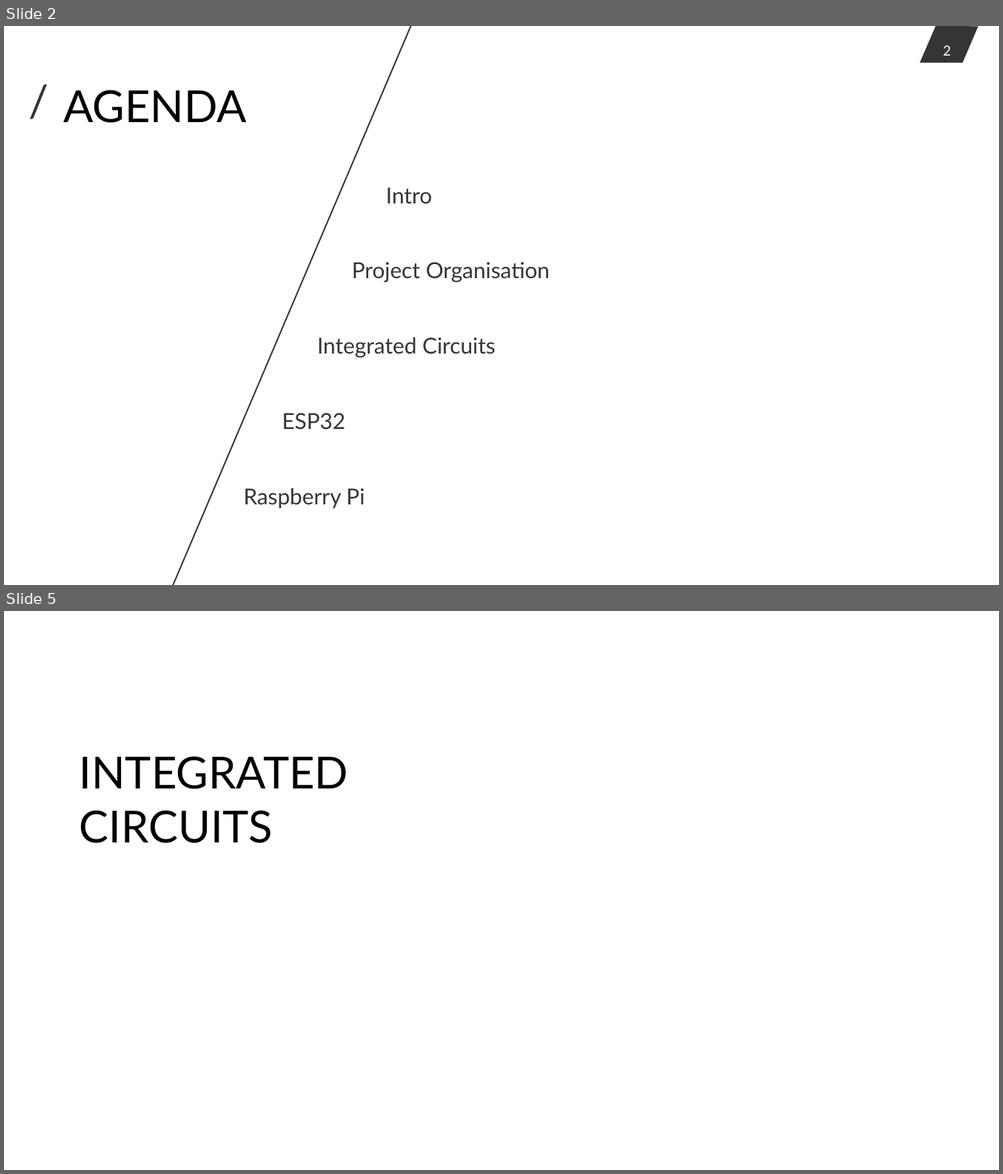
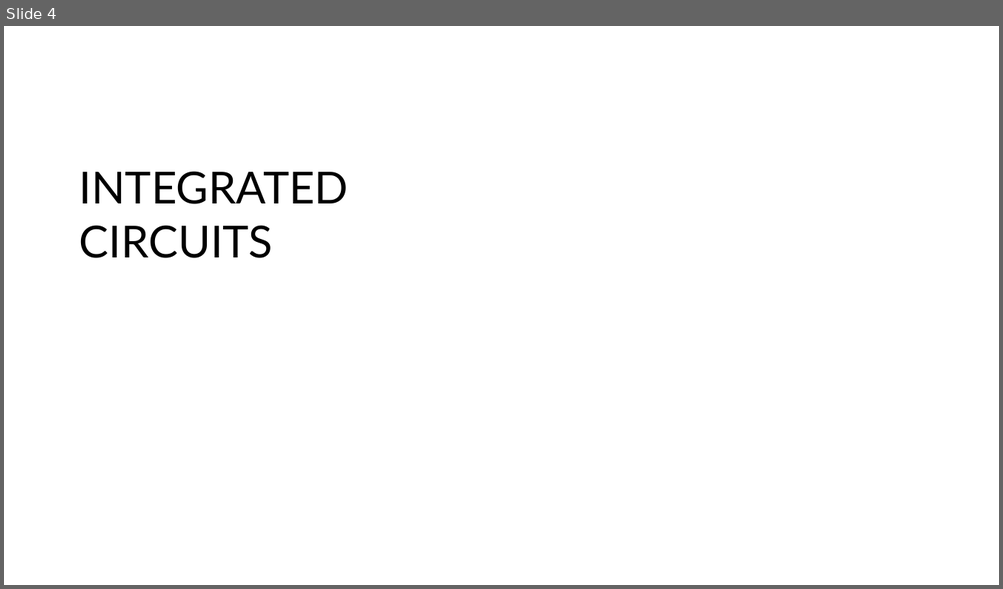
Before and after one commit to StephanStofer/hslu-iot, a slide deck: doc/presentation.pptx. Shown one above the other, each under a label of ours: slides 2 and 5 before the commit, slide 4 after it; the slides between them are not shown. The pictures are 1003x1174 and 1003x589 pixels, drawn with LibreOffice and Linux fonts; fonts in the diff are those of the drawing; background and template pictures are left out. Boxes give left, top, right and bottom in pixels: in the first picture for what was removed or moved away, otherwise in the second. Text is boxed around its words. In the diff, an @@ line names an element or a change of style, - is before the commit and + after.

```diff
--- a/doc/presentation.pptx
+++ b/doc/presentation.pptx
@@ slide 2 removed at [4,26,999,585], background #FFFFFF @@
@@ line removed from (420, 26) to (162, 585) @@
@@ page number removed at [920,26,979,63] @@
-2
@@ text removed at [19,69,53,133] @@
-/
@@ title removed at [63,90,247,123] @@
-AGENDA
@@ text removed at [386,187,432,204] @@
-Intro
@@ text removed at [352,262,549,283] @@
-Project Organisation
@@ text removed at [317,338,495,358] @@
-Integrated Circuits
@@ text removed at [282,413,346,430] @@
-ESP32
@@ text removed at [244,488,364,508] @@
-Raspberry Pi
@@ what was slide 5 is now slide 4 @@
```
Also in this commit, not shown: 2 slides changed, 2 slides added, 3 other slides removed.
